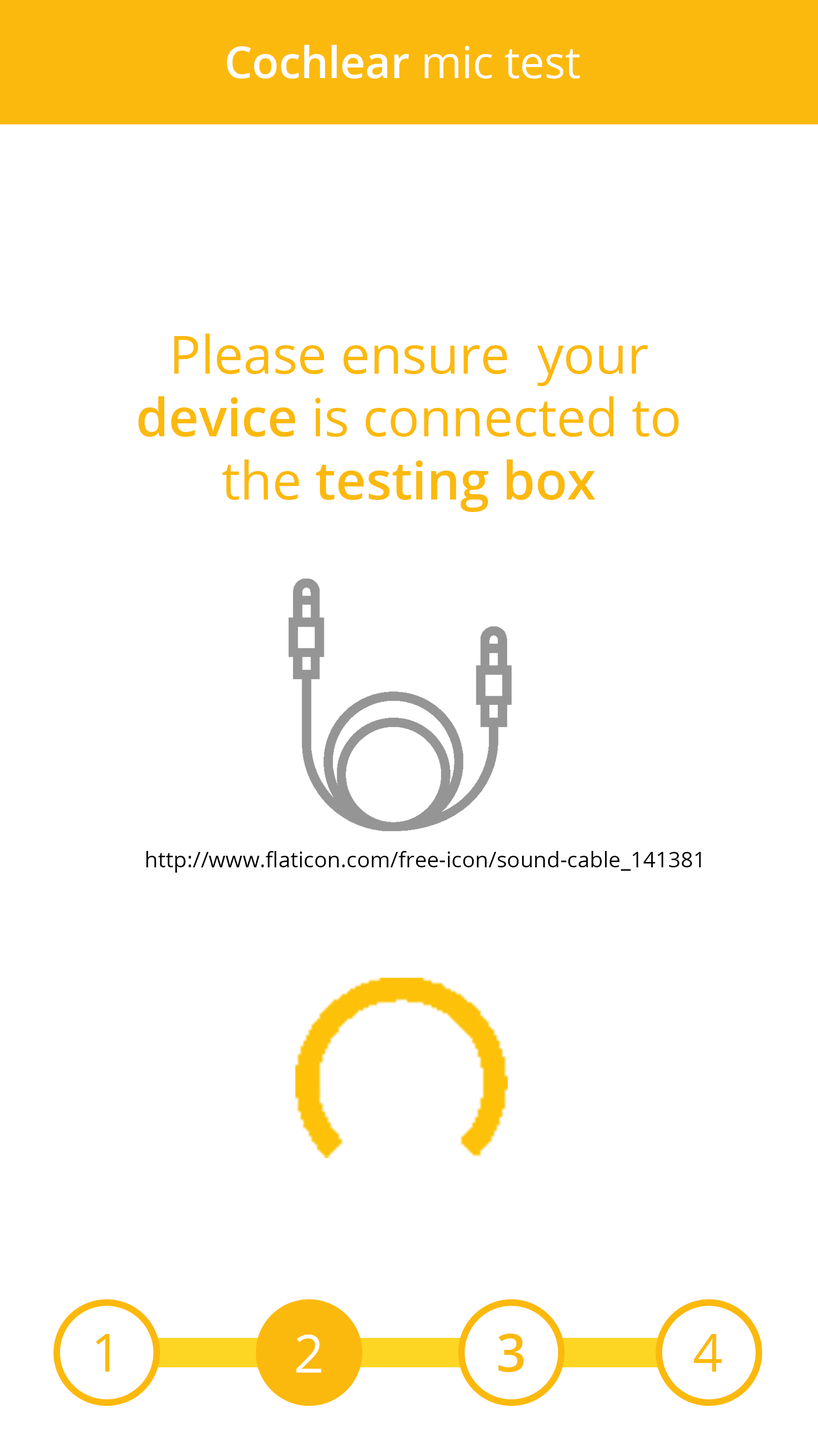
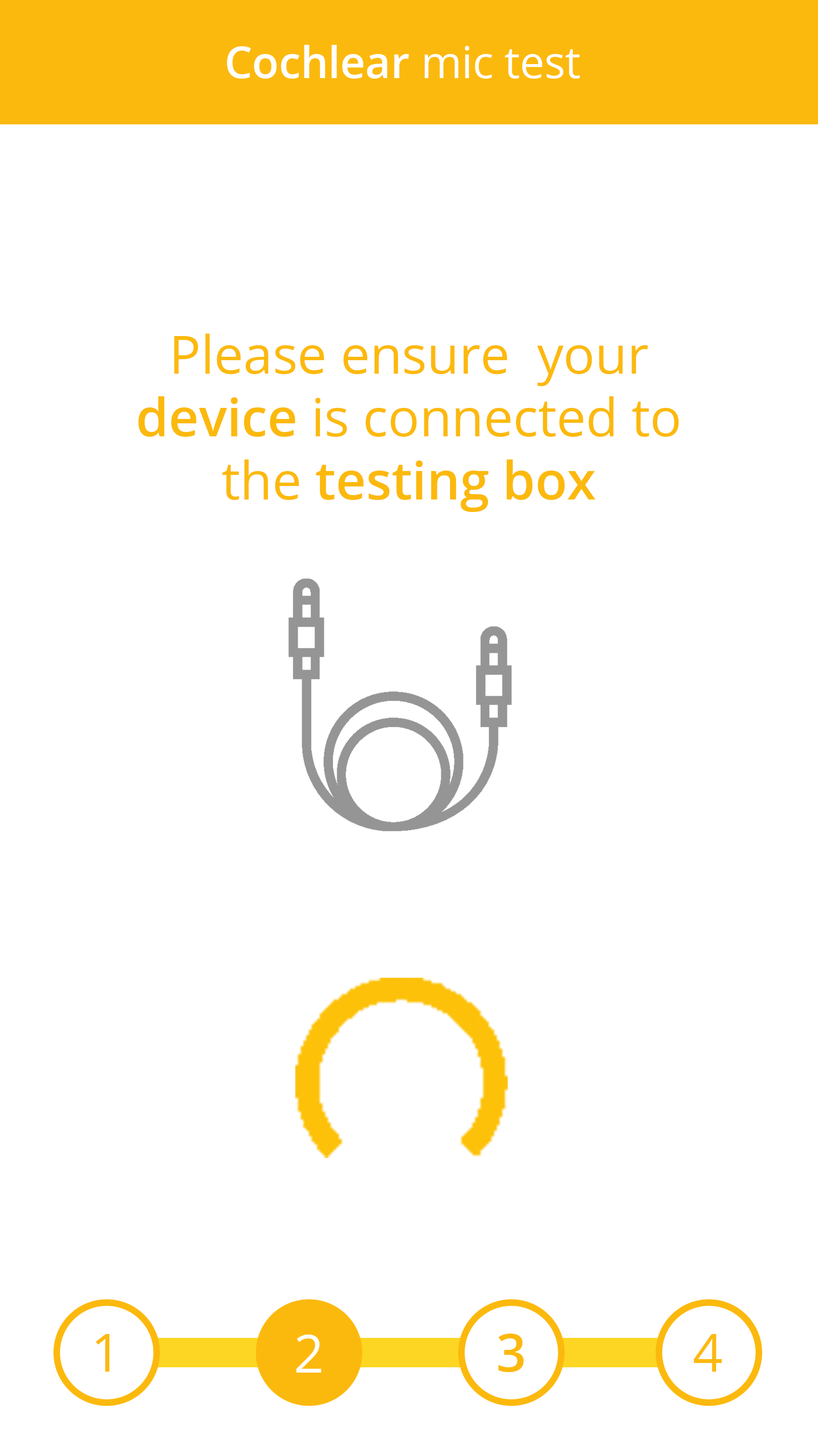
Before/after of a 818x1456 layered artwork. What changed in the layer stack:
hid "http://www.flaticon.com/free-icon/sound-cable_141381" over [146, 850, 702, 873]
